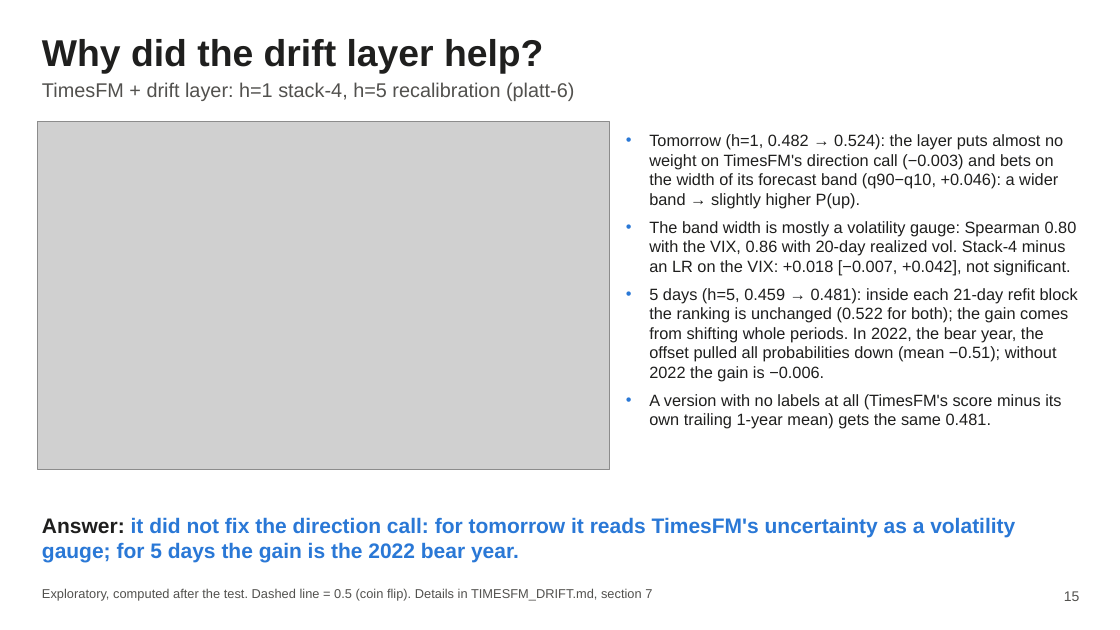
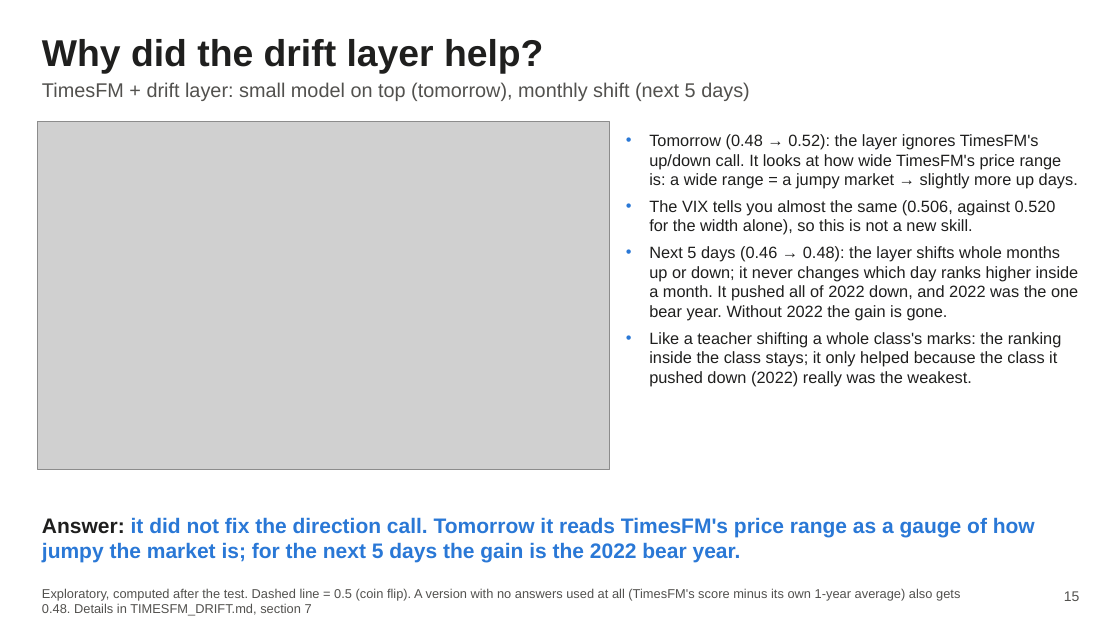
Before and after one commit to AmauryJayr/Predicting-SP500, a slide deck: slide 15 of timesfm3_experiment/slides/timesfm3_slides.pptx. Drawn at 1120x630 pixels with LibreOffice and Linux fonts; fonts in the diff are those of the drawing; grey boxes stand for pictures. Boxes give left, top, right and bottom in pixels: in the first picture for what was removed or moved away, otherwise in the second. Text is boxed around its words. In the diff, an @@ line names an element or a change of style, - is before the commit and + after.

Commit message:
update slides

```diff
--- a/timesfm3_experiment/slides/timesfm3_slides.pptx
+++ b/timesfm3_experiment/slides/timesfm3_slides.pptx
@@ text at (42,82,750,101): text changed @@
-TimesFM + drift layer: h=1 stack-4, h=5 recalibration (platt-6)
+TimesFM + drift layer: small model on top (tomorrow), monthly shift (next 5 days)
@@ text at (649,134,1079,386): text changed @@
-• Tomorrow (h=1, 0.482 → 0.524): the layer puts almost no weight on TimesFM's direction call (−0.003) and bets on the width of its forecast band (q90−q10, +0.046): a wider band → slightly higher P(up).
-• The band width is mostly a volatility gauge: Spearman 0.80 with the VIX, 0.86 with 20-day realized vol. Stack-4 minus an LR on the VIX: +0.018 [−0.007, +0.042], not significant.
-• 5 days (h=5, 0.459 → 0.481): inside each 21-day refit block the ranking is unchanged (0.522 for both); the gain comes from shifting whole periods. In 2022, the bear year, the offset pulled all probabilities down (mean −0.51); without 2022 the gain is −0.006.
-• A version with no labels at all (TimesFM's score minus its own trailing 1-year mean) gets the same 0.481.
+• Tomorrow (0.48 → 0.52): the layer ignores TimesFM's up/down call. It looks at how wide TimesFM's price range is: a wide range = a jumpy market → slightly more up days.
+• The VIX tells you almost the same (0.506, against 0.520 for the width alone), so this is not a new skill.
+• Next 5 days (0.46 → 0.48): the layer shifts whole months up or down; it never changes which day ranks higher inside a month. It pushed all of 2022 down, and 2022 was the one bear year. Without 2022 the gain is gone.
+• Like a teacher shifting a whole class's marks: the ranking inside the class stays; it only helped because the class it pushed down (2022) really was the weakest.
@@ text at (42,517,1035,563): text changed @@
-Answer: it did not fix the direction call: for tomorrow it reads TimesFM's uncertainty as a volatility gauge; for 5 days the gain is the 2022 bear year.
+Answer: it did not fix the direction call. Tomorrow it reads TimesFM's price range as a gauge of how jumpy the market is; for the next 5 days the gain is the 2022 bear year.
@@ text at (42,588,960,616): text changed @@
-Exploratory, computed after the test. Dashed line = 0.5 (coin flip). Details in TIMESFM_DRIFT.md, section 7
+Exploratory, computed after the test. Dashed line = 0.5 (coin flip). A version with no answers used at all (TimesFM's score minus its own 1-year average) also gets 0.48. Details in TIMESFM_DRIFT.md, section 7
```
Also in this commit, not shown: 16 other slides changed, 41 other files.
